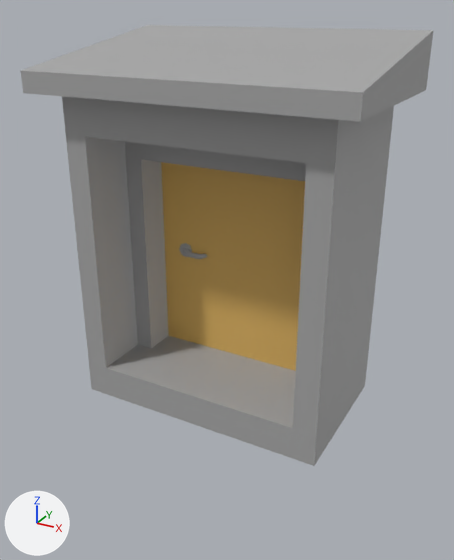
An edit to the FBX model Assets/Models/Door.2.fbx, drawn before and after from the same camera.
The view is the same before and after, from a camera (50 mm lens) standing at (1.48, -2.71, 2.03) and looking at (0.01, -0.03, 0.69). Every picture has the same lights, and +X, +Y and +Z are marked at lower left. Where no turn or scale is listed for an object, it has been applied to the vertices.

Names of what the first picture shows: 'Door.2'.
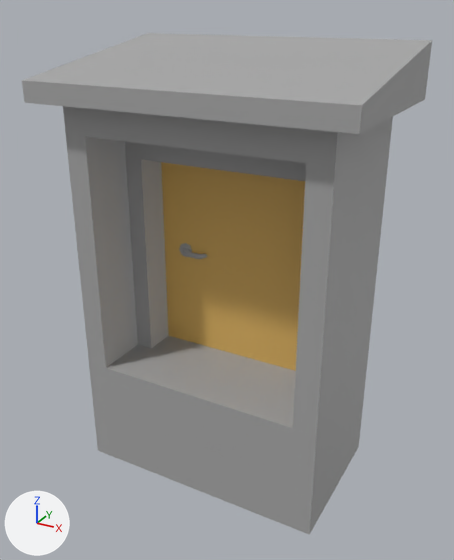
The change, as a list of edits to the scene's bpy script:
```text
Change me_circle_001:
    where me_circle_001.from_pydata(...)  # 117 vertices, 103 faces; spans x -0.81..0.81, y -0.52..0.49, z 0.0..1.92
    used by ob_door_2; location = (0.0, 0.0, 0.0)
    before: 67 (-0.68, 0.4, 0.0), 71 (0.68, 0.4, 0.0) at pixel (365, 385), 73 (-0.68, -0.4, 0.0) at pixel (91, 389), 76 (0.68, -0.4, 0.0) at pixel (314, 466), 83 (-0.56, -0.4, 0.0) at pixel (107, 394)
    before: 84 (0.56, -0.4, 0.0) at pixel (291, 458)
    me_circle_001 part 1: the loose piece of 8 vertices spanning x -0.81..0.81, y -0.52..0.49, z 1.65..1.92 is moved by (0.0, 0.0, -0.04)
    me_circle_001 part 2
    add for i in [67, 71, 73, 76, 83, 84]: me_circle_001.vertices[i].co += Vector((0.0, 0.0, -0.44))
```

Boxes (x1, y1, x2, y2) around the edits, measured in the pictures (454 x 560 px; the box of a moved part takes in the faces that stretch with it):
'Door.2', reshaped (14% taller)
    before: (21, 25, 433, 466)
    after: (22, 33, 432, 535)
part 1 of me_circle_001, moved or reshaped
    before: (21, 25, 433, 122)
    after: (22, 33, 432, 134)
part 2 of me_circle_001, moved or reshaped
    before: (66, 136, 391, 466)
    after: (66, 136, 391, 535)
